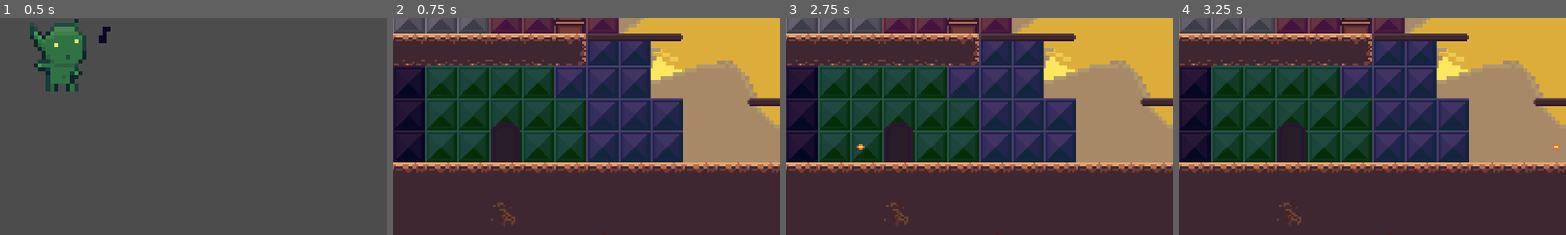
Above: before the commit, frames 1-4 (left to right).
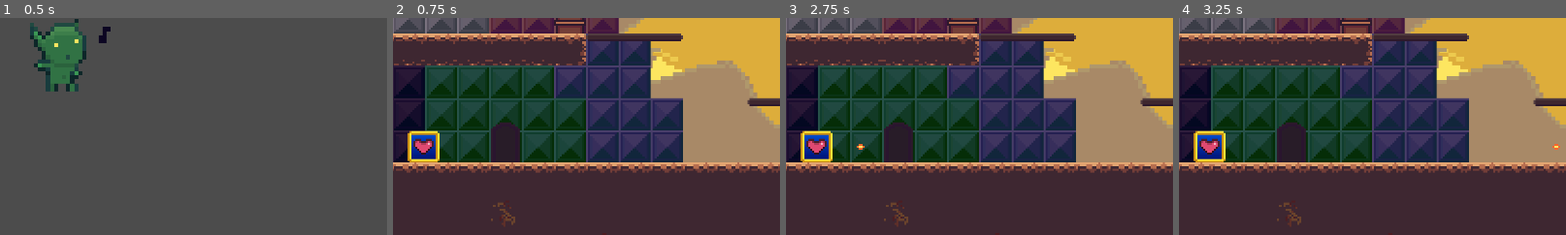
Above: after the commit, the same moments.

Repository: htimsekim/gobbo
Game: Godot game, scene res://src/UI/titleMenu.tscn
The game is run twice, just before and just after one commit, with the same random seed, the same clock (stepped at 60 frames per second) and the same inputs.
Inputs (mouse positions are % of the whole screen's width and height, from its top left):
- Up to frame 1 (0.5 s): no input
- Up to frame 2 (0.75 s): click "new game" at 0.5 s
- Up to frame 3 (2.75 s): move the mouse to (72, 45) at 1.27 s; hold Right (move_right) 1.28-2 s; hold Space (jump) 1.28-2 s; click (72, 45) at 1.42 s; drag from (30, 55) to (27, 79) at 2.02 s
- Up to frame 4 (3.25 s): move the mouse to (60, 28) at 2.77 s; hold A (move_left) from 2.78 s (still down); hold Right mouse button (shoot) from 2.78 s (still down); tap Space (jump) at 3.05 s
The pictures show only the part of the screen within x 50-100%, y 50-100%; the shares and areas given below are measured in that part.

Frame 1 is identical in both runs. In frame 2, 1.2% of the frame differs, in the area x 3-13%, y 51-67%; in frame 3, 1.2%; in frame 4, 1.2%.
Error before the commit: Invalid get index '0' (on base: 'Array'). (res://src/UI/newGameButton.gd:11)
Error after the commit: Invalid get index '0' (on base: 'Array'). (res://src/UI/titleMenu.gd:9)

Commit message:
reorg

Diff:
--- a/src/Main/Global.gd
+++ b/src/Main/Global.gd
@@ -10,6 +10,8 @@
 var player
 var ui
 var earthquake_happened = [false, "-prequake", "-postquake"]
+var game_data = {}
+var path
 
 func load_player():
 	var root = get_tree().get_root()
@@ -51,3 +53,29 @@
 		camera = current_scene.get_node("level/Camera2D")
 		player.position = current_scene.get_node(str(spawn)).position #set plyr spawn
 		camera.position = current_scene.get_node(str(spawn)).position #set camera spawn
+
+func save_game(saveName):
+	var f = File.new()
+	if f.open_encrypted_with_pass("user://" + saveName + ".bin", File.WRITE, "mypass") != 0:
+		print("Can't save file")
+	else:
+		game_data = {"savescene": current_scene.filename}
+		game_data = {"eathquake": earthquake_happened}
+		game_data = {"maxhealth": get_node("plyrInst/TextureProgress").max_value}
+		game_data = {"maxbullet": get_node("plyrInst/BulletHealth").max_value}
+		f.store_var(game_data)
+		f.close()
+
+func load_game(saveName):
+	var file = File.new()
+	file.open_encrypted_with_pass("user://" + saveName + ".bin", File.READ, "mypass")
+	var game_data = file.get_var()
+	file.close()
+
+	#load game_data
+	earthquake_happened = game_data.eathquake
+	get_node("UI/HeartBarPlyr").update_maxhealth(game_data.maxhealth)
+	get_node("UI/BulletPlyr").update_maxbullet(game_data.maxbullet)
+
+	load_player()
+	goto_scene(game_data.savescene,"level/spawns/spawn1")
--- a/src/Objects/heartbox.gd
+++ b/src/Objects/heartbox.gd
@@ -5,4 +5,11 @@
 		Global.player.get_node("TextureProgress").max_value += 1
 		Global.player.get_node("TextureProgress").value = Global.player.get_node("TextureProgress").max_value
 		Global.player.updatehealth()
-		queue_free()
+		#queue_free()
+
+		#TreeItem.remove_child(self)
+		#if tree.get_selected() != null: print("d")
+		#.get_parent().remove_child(self)
+		remove_child(self)
+
+		self.queue_free()
--- /dev/null
+++ b/src/UI/continueButton.gd
@@ -0,0 +1,4 @@
+extends Button
+
+func _on_continueButton_toggled(_button_pressed):
+	Global.load_game("GinaTest")
--- a/src/UI/continueButton.tscn
+++ b/src/UI/continueButton.tscn
@@ -1,8 +1,10 @@
-[gd_scene load_steps=2 format=2]
+[gd_scene load_steps=3 format=2]
 
 [ext_resource path="res://src/UI/button.tscn" type="PackedScene" id=1]
+[ext_resource path="res://src/UI/continueButton.gd" type="Script" id=2]
 
 [node name="continueButton" instance=ExtResource( 1 )]
+script = ExtResource( 2 )
 
 [node name="Label" parent="." index="0"]
 text = "continue"
--- a/src/UI/newGameButton.gd
+++ b/src/UI/newGameButton.gd
@@ -1,20 +1,5 @@
 extends Button
-
-#const levelResource = "res://src/levels/demo.tscn"
-const levelResource = "res://src/levels/gobtown-prequake.tscn"
-var username
-
-func _ready():
-	full_screen() #comment this code out to run the game in a window
-
-func full_screen():
-	if IP.get_local_addresses()[0]=="192.168.37.34":
-		OS.set_current_screen(2)
-	else:
-		OS.set_current_screen(0)
-	OS.window_fullscreen = true
-	OS.set_borderless_window(true)
 
 func _on_newGameButton_toggled(_button_pressed):
 	Global.load_player()
-	Global.goto_scene(levelResource, "level/spawns/spawn1")
+	Global.goto_scene("res://src/levels/gobtown-prequake.tscn","level/spawns/spawn1")
--- a/src/UI/saveConfirm.gd
+++ b/src/UI/saveConfirm.gd
@@ -1,16 +1,18 @@
 extends CanvasLayer
 
 onready var conChoice = ""
+func _ready():
+	get_node("NinePatchRect/Sprite").position = Vector2(20,51)
 
 func _process(_delta):
+	if Input.is_action_pressed("move_right"):
+		conChoice = "Yes"
+		get_node("NinePatchRect/Sprite").position = Vector2(60,51)
 	if Input.is_action_pressed("move_left"):
-		conChoice = "Yes"
-		get_node("NinePatchRect/VBoxContainer/HBoxContainer/Sprite").position = Vector2(105,70)
-	if Input.is_action_pressed("move_right"):
 		conChoice = "No"
-		get_node("NinePatchRect/VBoxContainer/HBoxContainer/Sprite").position = Vector2(410,70)
+		get_node("NinePatchRect/Sprite").position = Vector2(20,51)
 	if Input.is_action_pressed("jump"):
 		if conChoice == "Yes":
-			print("saving")
+			Global.save_game("GinaTest")
 		get_tree().paused = false
 		queue_free()
--- a/src/UI/saveConfirm.tscn
+++ b/src/UI/saveConfirm.tscn
@@ -29,50 +29,60 @@
 }
 
 [node name="VBoxContainer" type="VBoxContainer" parent="NinePatchRect"]
-margin_left = 10.0
-margin_top = 10.0
-margin_right = 234.0
-margin_bottom = 38.0
+margin_left = 15.6625
+margin_top = 14.3063
+margin_right = 85.6625
+margin_bottom = 34.3063
+rect_scale = Vector2( 1, 0.972974 )
 __meta__ = {
 "_edit_use_anchors_": false
 }
 
-[node name="Label" type="Label" parent="NinePatchRect/VBoxContainer"]
-margin_right = 224.0
-margin_bottom = 12.0
+[node name="Control" type="Control" parent="NinePatchRect/VBoxContainer"]
+margin_right = 70.0
+
+[node name="Label" type="Label" parent="NinePatchRect/VBoxContainer/Control"]
+margin_top = 4.0
+margin_right = 66.0
+margin_bottom = 16.0
 custom_fonts/font = SubResource( 1 )
 text = "save?"
-align = 1
+__meta__ = {
+"_edit_use_anchors_": false
+}
 
 [node name="HBoxContainer" type="HBoxContainer" parent="NinePatchRect/VBoxContainer"]
-margin_top = 16.0
-margin_right = 224.0
-margin_bottom = 28.0
+margin_top = 4.0
+margin_right = 70.0
+margin_bottom = 4.0
 custom_constants/separation = 200
-alignment = 1
 
-[node name="Sprite" type="Sprite" parent="NinePatchRect/VBoxContainer/HBoxContainer"]
-position = Vector2( 410, 70 )
-texture = ExtResource( 1 )
-hframes = 8
-frame = 7
+[node name="Control" type="Control" parent="NinePatchRect/VBoxContainer/HBoxContainer"]
 
-[node name="Label" type="Label" parent="NinePatchRect/VBoxContainer/HBoxContainer"]
-margin_right = 14.0
-margin_bottom = 12.0
+[node name="Label" type="Label" parent="NinePatchRect/VBoxContainer/HBoxContainer/Control"]
+margin_left = 50.0
+margin_top = 25.0
+margin_right = 64.0
+margin_bottom = 37.0
 custom_fonts/font = SubResource( 2 )
 text = "Yes"
 __meta__ = {
 "_edit_use_anchors_": false
 }
 
-[node name="Label2" type="Label" parent="NinePatchRect/VBoxContainer/HBoxContainer"]
-margin_left = 214.0
-margin_right = 224.0
-margin_bottom = 12.0
+[node name="Label2" type="Label" parent="NinePatchRect/VBoxContainer/HBoxContainer/Control"]
+margin_left = 10.0
+margin_top = 25.0
+margin_bottom = 15.0
 custom_fonts/font = SubResource( 2 )
 text = "No"
-align = 2
 __meta__ = {
 "_edit_use_anchors_": false
 }
+
+[node name="Sprite" type="Sprite" parent="NinePatchRect"]
+position = Vector2( 20, 51 )
+scale = Vector2( 1, 0.972974 )
+texture = ExtResource( 1 )
+hframes = 8
+frame = 7
--- /dev/null
+++ b/src/UI/titleMenu.gd
@@ -0,0 +1,14 @@
+extends Control
+
+var username
+
+func _ready():
+	full_screen() #comment this code out to run the game in a window
+
+func full_screen():
+	if IP.get_local_addresses()[0]=="192.168.37.34":
+		OS.set_current_screen(2)
+	else:
+		OS.set_current_screen(0)
+	OS.window_fullscreen = true
+	OS.set_borderless_window(true)
--- a/src/UI/titleMenu.tscn
+++ b/src/UI/titleMenu.tscn
@@ -1,10 +1,11 @@
-[gd_scene load_steps=10 format=2]
+[gd_scene load_steps=11 format=2]
 
 [ext_resource path="res://src/UI/optionsButton.tscn" type="PackedScene" id=1]
 [ext_resource path="res://src/UI/newGameButton.tscn" type="PackedScene" id=2]
 [ext_resource path="res://src/UI/continueButton.tscn" type="PackedScene" id=3]
 [ext_resource path="res://assets/art/player/goblin.png" type="Texture" id=4]
 [ext_resource path="res://assets/font/monstertown.ttf" type="DynamicFontData" id=5]
+[ext_resource path="res://src/UI/titleMenu.gd" type="Script" id=6]
 
 [sub_resource type="DynamicFontData" id=1]
 font_path = "res://assets/font/monstertown.ttf"
@@ -48,6 +49,7 @@
 pause_mode = 2
 anchor_right = 1.0
 anchor_bottom = 1.0
+script = ExtResource( 6 )
 __meta__ = {
 "_edit_use_anchors_": false
 }
@@ -93,6 +95,7 @@
 margin_top = 140.0
 margin_right = 758.0
 margin_bottom = 260.0
+toggle_mode = true
 
 [node name="optionsButton" parent="menu/centerRow/buttons" instance=ExtResource( 1 )]
 margin_top = 280.0
@@ -127,3 +130,4 @@
 holy moly it's bad
 gina did most of the work"
 [connection signal="toggled" from="menu/centerRow/buttons/newGameButton" to="menu/centerRow/buttons/newGameButton" method="_on_newGameButton_toggled"]
+[connection signal="toggled" from="menu/centerRow/buttons/continueButton" to="menu/centerRow/buttons/continueButton" method="_on_continueButton_toggled"]
--- a/src/events/earthquake.gd
+++ b/src/events/earthquake.gd
@@ -1,8 +1,6 @@
 extends Area2D
 
-
-
-func _on_Area2D_body_entered(body):
+func _on_Area2D_body_entered(_body):
 	if not Global.earthquake_happened[0]:
 		print("earthquake")
 		Global.earthquake_happened[0] = true
--- a/src/levels/gobtown-prequake.tscn
+++ b/src/levels/gobtown-prequake.tscn
@@ -7,6 +7,7 @@
 [ext_resource path="res://assets/art/backgrounds/cavebg_f.png" type="Texture" id=5]
 [ext_resource path="res://src/Objects/ChangeStage.tscn" type="PackedScene" id=6]
 [ext_resource path="res://src/characters/enemyoculon.tscn" type="PackedScene" id=7]
+[ext_resource path="res://src/Objects/heartbox.tscn" type="PackedScene" id=8]
 
 [node name="gobtown" type="Node2D"]
 
@@ -92,4 +93,7 @@
 [node name="Oculon" parent="level" instance=ExtResource( 7 )]
 position = Vector2( -208.28, 103.244 )
 
+[node name="heartbox" parent="level" instance=ExtResource( 8 )]
+position = Vector2( -80.6593, 104.319 )
+
 [editable path="level"]
Not shown: 1 places in src/levels/gobtown-prequake.tscn that only renumber resources
